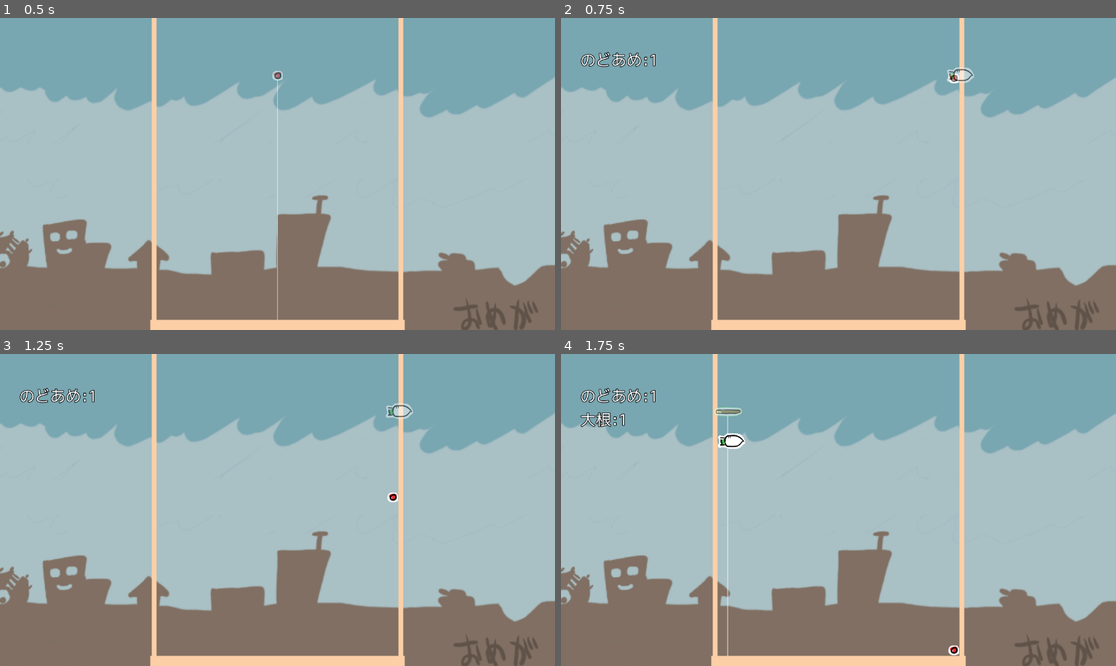
Above: before the commit, frames 1-4 (two rows, left to right).
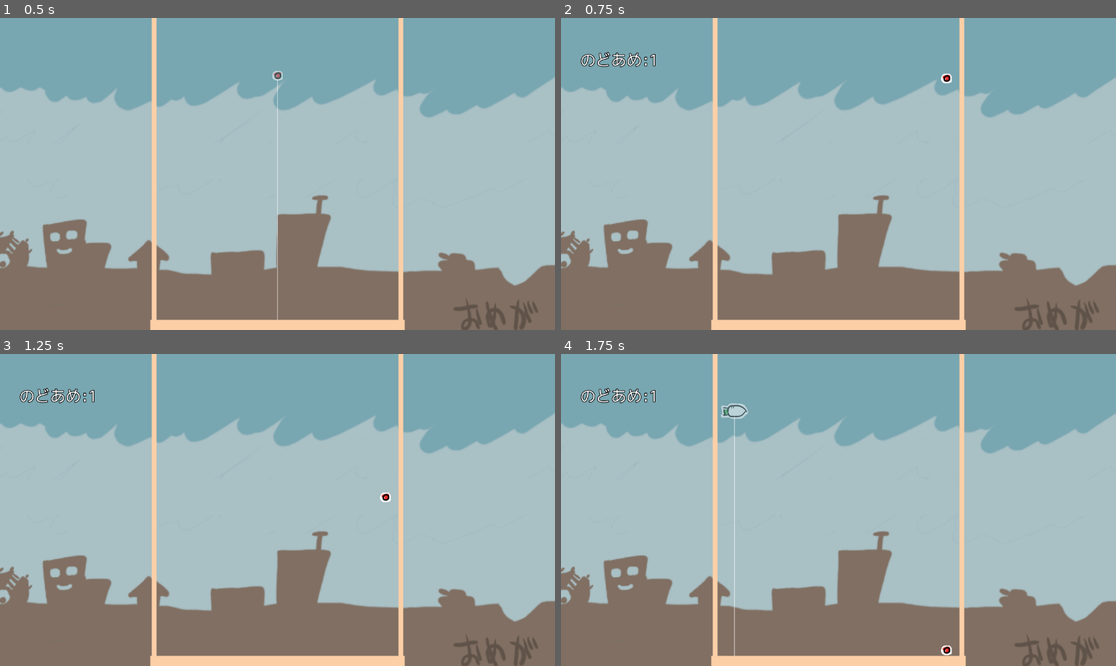
Above: after the commit, the same moments.

Repository: syun77/gd_suikagame
Game: Godot game, scene res://Main.tscn
The game is run twice, just before and just after one commit, with the same random seed, the same clock (stepped at 60 frames per second) and the same inputs.
Inputs (mouse positions are in pixels of both pictures, inside the frame that each line leads up to):
- Up to frame 1 (0.5 s): no input
- Up to frame 2 (0.75 s): tap Enter at 0.5 s; move the mouse to (960, 158) at 0.52 s; click (960, 158) at 0.6 s
- Up to frame 3 (1.25 s): no input
- Up to frame 4 (1.75 s): move the mouse to (727, 525) at 1.27 s; click (727, 525) at 1.35 s

Frame 1 is identical in both runs. In frame 2, 0.2% of the frame differs, in the area x 68-75%, y 15-21%; in frame 3, 0.3%; in frame 4, 1.0%, in the area x 3-72%, y 15-97%.

Commit message:
移動可能範囲を設定

Diff:
--- a/gd_suikagame/Main.gd
+++ b/gd_suikagame/Main.gd
@@ -29,6 +29,8 @@
 # -----------------------------------------------
 # onready.
 # -----------------------------------------------
+@onready var _marker_left = $Marker/Left
+@onready var _marker_right = $Marker/Right
 @onready var _wall_layer = $WallLayer
 @onready var _fruit_layer = $FruitLayer
 @onready var _spr_line = $Line
@@ -100,12 +102,8 @@
 
 ## 更新 > メイン.
 func _update_main() -> void:
-	_ui_now_fruit.visible = true
-	_ui_now_fruit.position.x = get_global_mouse_position().x
-	_ui_now_fruit.position.y = DROP_POS_Y
-	_spr_line.visible = true
-	_spr_line.position.x = _ui_now_fruit.position.x
-	_spr_line.modulate.a = 0.5
+	# カーソルの更新.
+	_update_cursor()
 
 	if Input.is_action_just_pressed("click"):
 		# UIとしてのフルーツを非表示.
@@ -135,6 +133,22 @@
 ## 更新 > ゲームオーバー.
 func _update_game_over() -> void:
 	pass
+
+## 更新 > カーソル.
+func _update_cursor() -> void:
+	# カーソル位置の計算.
+	var px = get_global_mouse_position().x
+	# 移動可能範囲でclamp.
+	px = clamp(px, _marker_left.position.x, _marker_right.position.x)
+
+	# フルーツカーソルを表示.
+	_ui_now_fruit.visible = true
+	_ui_now_fruit.position.x = px
+	_ui_now_fruit.position.y = DROP_POS_Y
+	# 落下補助線を表示.
+	_spr_line.visible = true
+	_spr_line.position.x = px
+	_spr_line.modulate.a = 0.5
 
 ## 指定のフルーツが落下完了したかどうか.
 ## @note 引数の型を指定するとnullのときに実行時エラーとなる.
--- a/gd_suikagame/Main.tscn
+++ b/gd_suikagame/Main.tscn
@@ -25,6 +25,14 @@
 position = Vector2(576, 128)
 texture = ExtResource("3_laf43")
 offset = Vector2(0, 256)
+
+[node name="Marker" type="Node2D" parent="."]
+
+[node name="Left" type="Marker2D" parent="Marker"]
+position = Vector2(360, 128)
+
+[node name="Right" type="Marker2D" parent="Marker"]
+position = Vector2(800, 128)
 
 [node name="WallLayer" type="CanvasLayer" parent="."]
 
